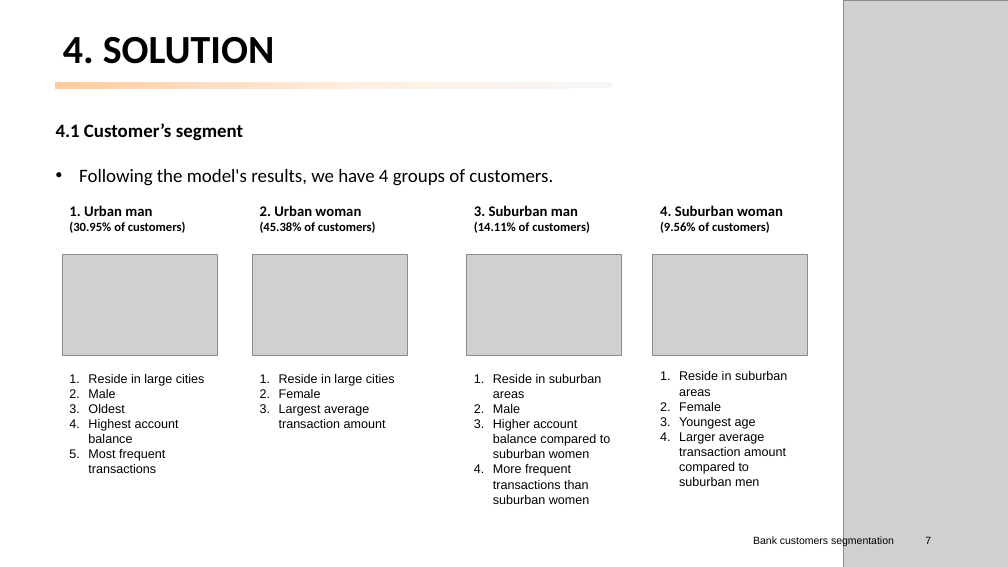
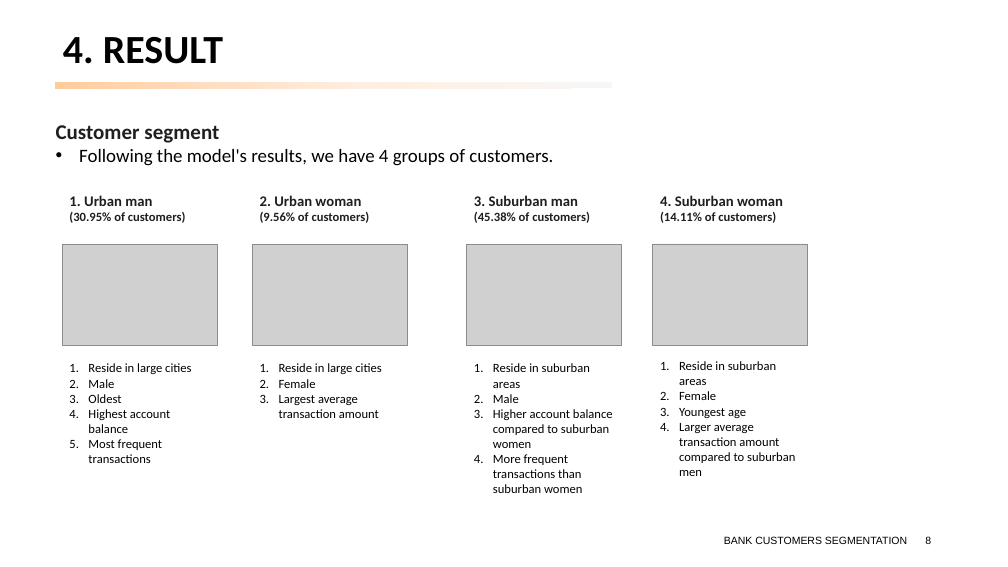
Before and after one commit to peerapat-t/Banking-customer-segmentation, a slide deck: slide 8 of banking customer segmentation.pptx (slide 7 before the commit). Drawn at 1008x567 pixels with LibreOffice and Linux fonts; fonts in the diff are those of the drawing; grey boxes stand for pictures. Boxes give left, top, right and bottom in pixels: in the first picture for what was removed or moved away, otherwise in the second. Text is boxed around its words. In the diff, an @@ line names an element or a change of style, - is before the commit and + after.

```diff
--- a/banking customer segmentation.pptx
+++ b/banking customer segmentation.pptx
@@ picture removed at [843, 0, 1008, 567] @@
@@ title at [63, 37, 223, 64]: text changed @@
-4. SOLUTION
+4. RESULT
@@ text at [56, 125, 219, 143]: text changed; size 18 to 20 pt; text colour #000000 to #1F1F1F @@
-4.1 Customer’s segment
+Customer segment
@@ 5 texts, 4 pictures: place and size @@
-5 texts, 4 pictures at [62, 205, 808, 504]
+5 texts, 4 pictures at [62, 195, 808, 493]
@@ text "1. Urban man (30.95% of ..." at [69, 195, 186, 223]: text colour #000000 to #1F1F1F @@
@@ text at [260, 195, 370, 223]: text changed; text colour #000000 to #1F1F1F @@
-2. Urban woman
-(45.38% of customers)
+2. Urban woman
+(9.56% of customers)
@@ text at [474, 195, 590, 223]: text changed; text colour #000000 to #1F1F1F @@
-3. Suburban man
-(14.11% of customers)
+3. Suburban man
+(45.38% of customers)
@@ text at [660, 195, 783, 223]: text changed; text colour #000000 to #1F1F1F @@
-4. Suburban woman
-(9.56% of customers)
+4. Suburban woman
+(14.11% of customers)
@@ font Arial to Calibri in 4 elements at [88, 363, 191, 463], [279, 363, 381, 418], [493, 363, 613, 493], [679, 361, 795, 476] @@
@@ text at [724, 536, 907, 544]: text changed @@
-Bank customers segmentation
+BANK CUSTOMERS SEGMENTATION
@@ page number at [925, 536, 931, 544]: text changed @@
-7
+8
```
Also in this commit, not shown: 12 other slides changed, 6 slides added, 5 slides removed, 2 other files.
